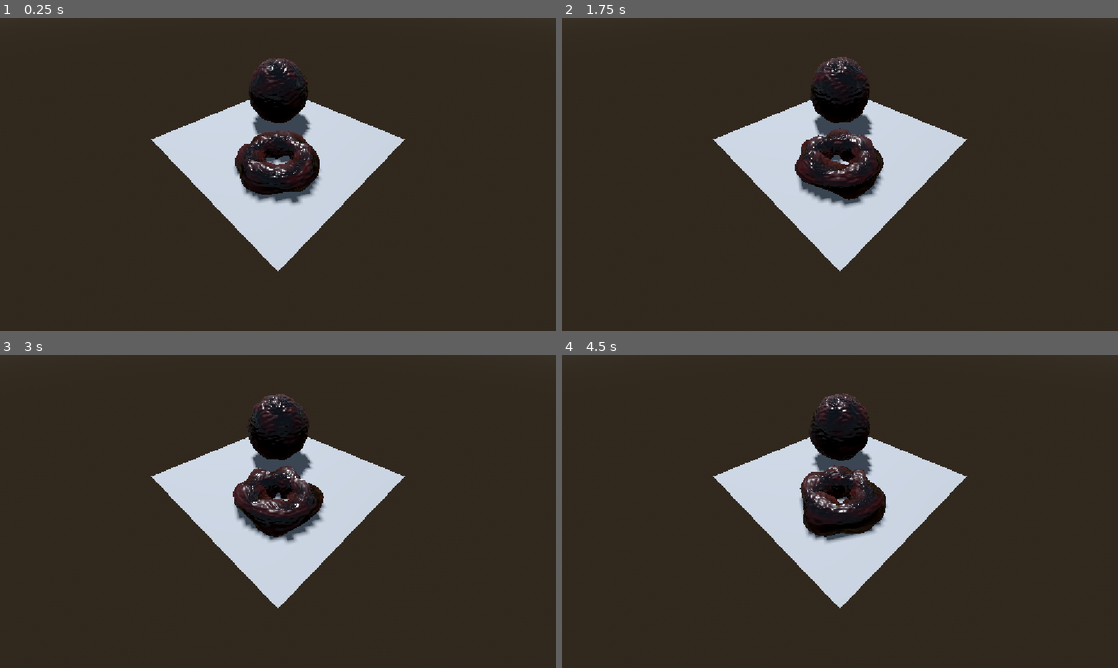
Above: before the commit, frames 1-4 (two rows, left to right).
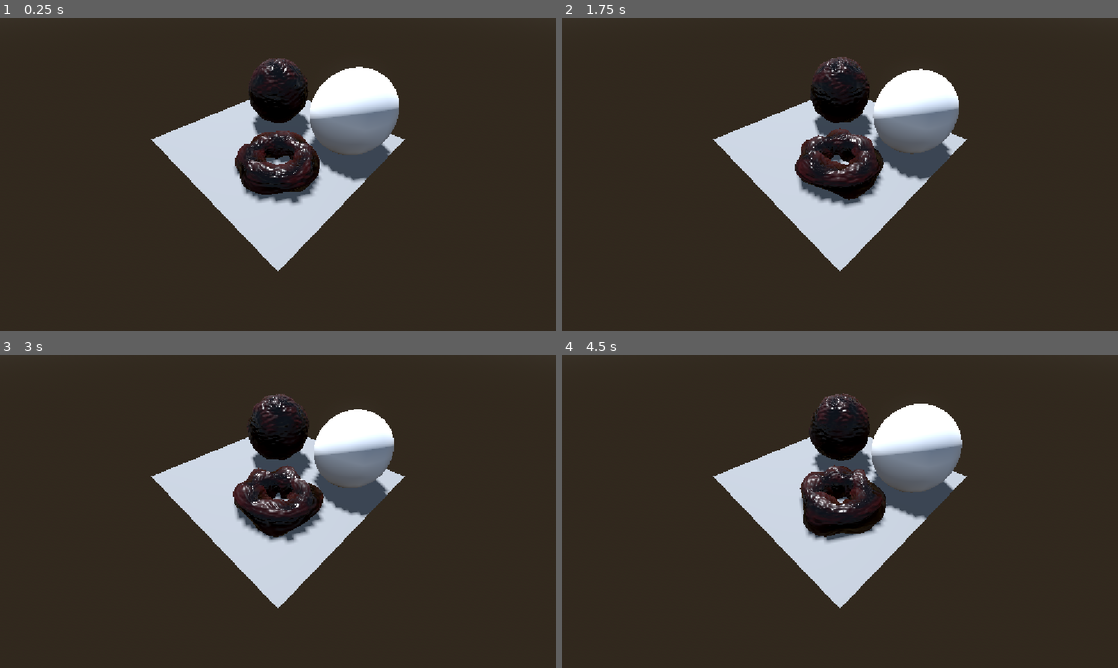
Above: after the commit, the same moments.

Repository: Game-Jam-Studio/Brackeys-Jam-2026.2
Game: Godot game, scene res://Van/Levels/ShaderTestScene.tscn
Two runs of this game, one before a commit and one after it. Both use one fixed random seed, a clock stepped at 60 frames per second and the inputs below. This scene is started directly instead of the project's main scene.
Inputs (mouse positions are in pixels of both pictures, inside the frame that each line leads up to):
- Up to frame 1 (0.25 s): no input
- Up to frame 2 (1.75 s): tap Enter at 0.5 s; move the mouse to (962, 158) at 0.52 s; hold E (interact) 0.53-1.25 s; click (962, 158) at 0.67 s; drag from (728, 190) to (812, 237) at 1.27 s
- Up to frame 3 (3 s): move the mouse to (333, 442) at 2.02 s; hold E (interact) 2.03-2.75 s; drag from (250, 574) to (111, 464) at 2.77 s
- Up to frame 4 (4.5 s): move the mouse to (1006, 558) at 3.52 s; hold A 3.53-4.25 s; hold E (interact) 3.53-4.25 s; drag from (673, 464) to (756, 433) at 4.27 s

The runs differ from the first frame. In frame 1, 4.4% of the frame differs, in the area x 55-72%, y 15-53%; in frame 2, 4.2%; in frame 3, 3.8%; in frame 4, 4.5%.

Commit message:
Added Sub Interior for Living Main Menu and Started Work on Heart Shader

Diff:
--- a/brackeys-jam-2026.2/Van/Levels/ShaderTestScene.tscn
+++ b/brackeys-jam-2026.2/Van/Levels/ShaderTestScene.tscn
@@ -6,6 +6,7 @@
 [ext_resource type="Texture2D" uid="uid://bd8cfenbexnhq" path="res://Van/Shaders/Gore/normal.tres" id="3_ag00n"]
 [ext_resource type="Texture2D" uid="uid://colllkq54hrli" path="res://Van/Shaders/Gore/roughness.tres" id="3_vpjbg"]
 [ext_resource type="Shader" uid="uid://bkrpjwlq34x30" path="res://Van/Shaders/gore_shader.gdshader" id="5_lahmq"]
+[ext_resource type="Shader" uid="uid://b3846msfgw1o5" path="res://Van/Shaders/heart.gdshader" id="6_ag00n"]
 
 [sub_resource type="ProceduralSkyMaterial" id="ProceduralSkyMaterial_mnh47"]
 sky_horizon_color = Color(0.66224277, 0.6717428, 0.6867428, 1)
@@ -52,6 +53,13 @@
 
 [sub_resource type="PlaneMesh" id="PlaneMesh_1hd16"]
 size = Vector2(3, 3)
+
+[sub_resource type="ShaderMaterial" id="ShaderMaterial_i72gw"]
+render_priority = 0
+shader = ExtResource("6_ag00n")
+
+[sub_resource type="SphereMesh" id="SphereMesh_ye1jw"]
+material = SubResource("ShaderMaterial_i72gw")
 
 [sub_resource type="QuadMesh" id="QuadMesh_1hd16"]
 lightmap_size_hint = Vector2i(12, 12)
@@ -123,6 +131,10 @@
 [node name="Plane" type="MeshInstance3D" parent="Meshes" unique_id=1733415965]
 mesh = SubResource("PlaneMesh_1hd16")
 
+[node name="MeshInstance3D" type="MeshInstance3D" parent="Meshes" unique_id=1838990449]
+transform = Transform3D(1, 0, 0, 0, 1, 0, 0, 0, 1, 0.72641647, 0.5, 0.8104147)
+mesh = SubResource("SphereMesh_ye1jw")
+
 [node name="Camera3D" type="Camera3D" parent="." unique_id=597313507]
 transform = Transform3D(0.7071068, 0.5, -0.5, 0, 0.7071068, 0.70710677, 0.7071068, -0.5, 0.5, -2, 2, 2)
 current = true
--- /dev/null
+++ b/brackeys-jam-2026.2/Van/Shaders/heart.gdshader
@@ -0,0 +1,15 @@
+shader_type spatial;
+
+
+void vertex() {
+	VERTEX = NORMAL * (sin(TIME * 16.0 - 1.5) + 1.0) / 2.0 * float(bool((clamp(cos(TIME * 4.0), 0, 1)))) * (sin(TIME * 3.42123) + 2.0) / 20.0 + NORMAL * 0.5;
+}
+
+void fragment() {
+	// Called for every pixel the material is visible on.
+}
+
+//void light() {
+//	// Called for every pixel for every light affecting the material.
+//	// Uncomment to replace the default light processing function with this one.
+//}
Binary file added: brackeys-jam-2026.2/Art/3D/Van/SubControlInterior.glb
Not shown, added: brackeys-jam-2026.2/Art/3D/Van/SubControlInterior.glb.import
Not shown, removed: brackeys-jam-2026.2/Art/3D/toRemove.txt
Not shown, added: brackeys-jam-2026.2/Van/Shaders/heart.gdshader.uid
